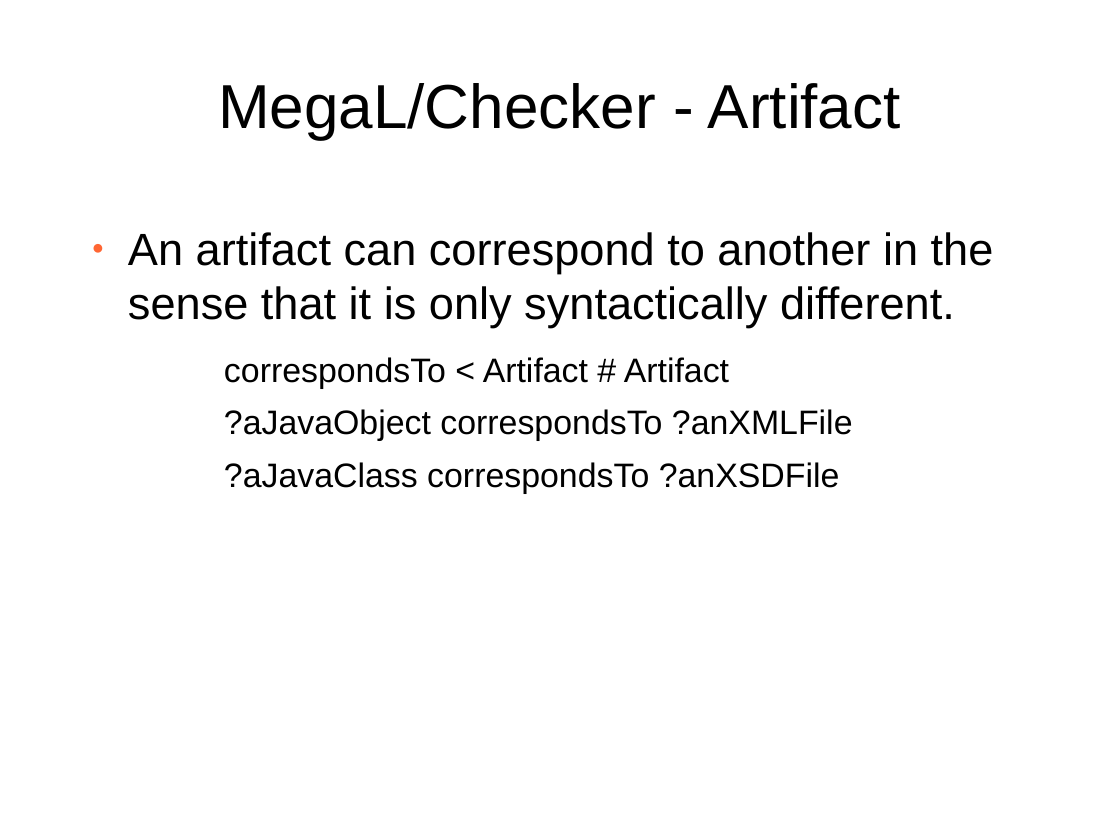
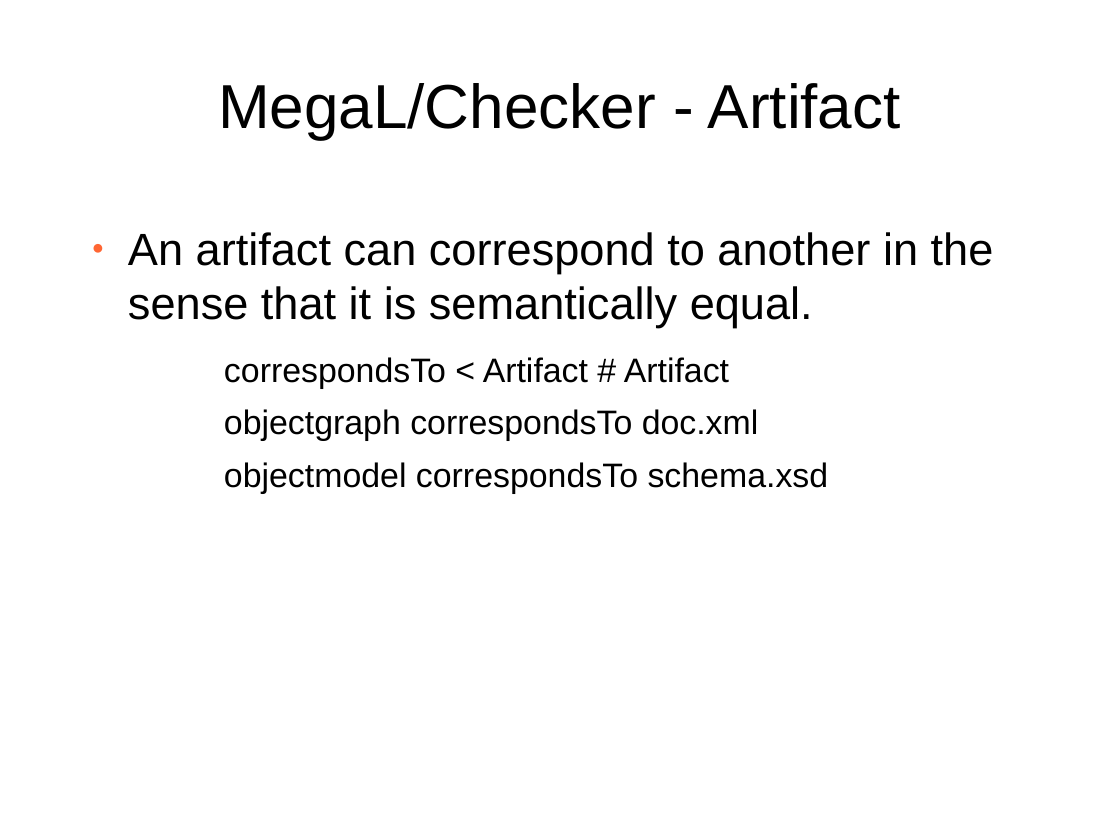
Before and after one commit to softlang/megalib, a slide deck: slide 16 of docs/LanguageDescription.odp (slide 13 before the commit). Drawn at 1120x840 pixels with LibreOffice and Linux fonts; fonts in the diff are those of the drawing; background and template pictures are left out. Boxes give left, top, right and bottom in pixels: in the first picture for what was removed or moved away, otherwise in the second. Text is boxed around its words. In the diff, an @@ line names an element or a change of style, - is before the commit and + after.

```diff
--- a/docs/LanguageDescription.odp
+++ b/docs/LanguageDescription.odp
@@ text at (128, 232, 994, 328): text changed @@
-● An artifact can correspond to another in the sense that it is only syntactically different.
+● An artifact can correspond to another in the sense that it is semantically equal.
@@ text at (224, 409, 829, 494): text changed @@
-    − ?aJavaObject correspondsTo ?anXMLFile
-    − ?aJavaClass correspondsTo ?anXSDFile
+    − objectgraph correspondsTo doc.xml
+    − objectmodel correspondsTo schema.xsd
```
Also in this commit, not shown: 12 other slides changed, 9 slides added, 4 slides removed, 1 other file.
